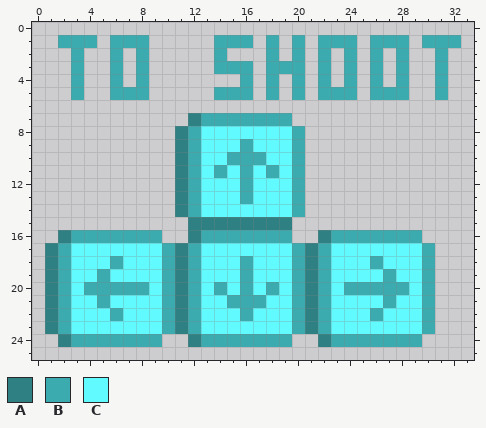
Edited in one commit: pixel-art sprite (images/sprite2-animation 1-000.png). That is the earlier state.
The file is 34x26 pixels.
Palette (. is transparent): A #2e8083  B #3babaf  C #61faff
Pixels before, first column x 1:
 1 .BBB.BBB.....BBB.B.B.BBB.BBB.BBB
 2 ..B..B.B.....B...B.B.B.B.B.B..B.
 3 ..B..B.B.....BBB.BBB.B.B.B.B..B.
 4 ..B..B.B.......B.B.B.B.B.B.B..B.
 5 ..B..BBB.....BBB.B.B.BBB.BBB..B.
 6 ................................
 7 ...........ABBBBBBB.............
 8 ..........ABCCCCCCCB............
 9 ..........ABCCCBCCCB............
10 ..........ABCCBBBCCB............
11 ..........ABCBCBCBCB............
12 ..........ABCCCBCCCB............
13 ..........ABCCCBCCCB............
14 ..........ABCCCCCCCB............
15 ...........AAAAAAAA.............
16 .ABBBBBBB..ABBBBBBB..ABBBBBBB...
17 ABCCCCCCCBABCCCCCCCBABCCCCCCCB..
18 ABCCCBCCCBABCCCBCCCBABCCCBCCCB..
19 ABCCBCCCCBABCCCBCCCBABCCCCBCCB..
20 ABCBBBBBCBABCBCBCBCBABCBBBBBCB..
21 ABCCBCCCCBABCCBBBCCBABCCCCBCCB..
22 ABCCCBCCCBABCCCBCCCBABCCCBCCCB..
23 ABCCCCCCCBABCCCCCCCBABCCCCCCCB..
24 .ABBBBBBB..ABBBBBBB..ABBBBBBB...
Once edited:
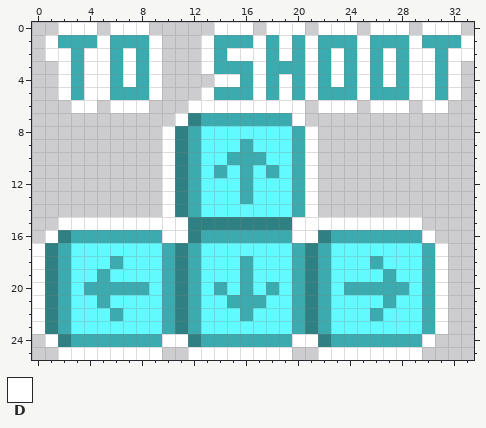
Colours new in this view: D #ffffff
Diff:
The author put colour D in row 0 at x 2 to 4, 6 to 8, 14 to 16, 18 to 20, 22 to 24, 26 to 28 and 30 to 32; in row 1 at x 1, 5, 9, 13, 17, 19, 21, 25, 29 and 33; in row 2 at x 1 to 2, 4 to 5, 7, 9, 13, 15 to 17, 19, 21, 23, 25, 27, 29 to 30 and 32 to 33; in row 3 at x 2, 4 to 5, 7, 9, 13, 17, 21, 23, 25, 27, 29 to 30 and 32; in row 4 at x 2, 4 to 5, 7, 9, 14 to 15, 17, 19, 21, 23, 25, 27, 29 to 30 and 32; in row 5 at x 2, 4 to 5, 9, 13, 17, 19, 21, 25, 29 to 30 and 32.
The author put colour D in row 6 at x 3 to 4, 6 to 8, 12 to 20, 22 to 24, 26 to 28 and 30 to 31; in row 7 at x 11 and 20; in rows 8 to 14 at x 10 and 21; in row 15 at x 2 to 11 and 20 to 29; in row 16 at x 1, 10 to 11, 20 to 21 and 30; in rows 17 to 23 at x 0 and 31.
The author put colour D in row 24 at x 1, 10 to 11, 20 to 21 and 30; in row 25 at x 2 to 9, 12 to 19 and 22 to 29.
Pixel boxes of the changes (left, top, right, bottom) in both pictures:
added: (32, 22, 474, 360)
